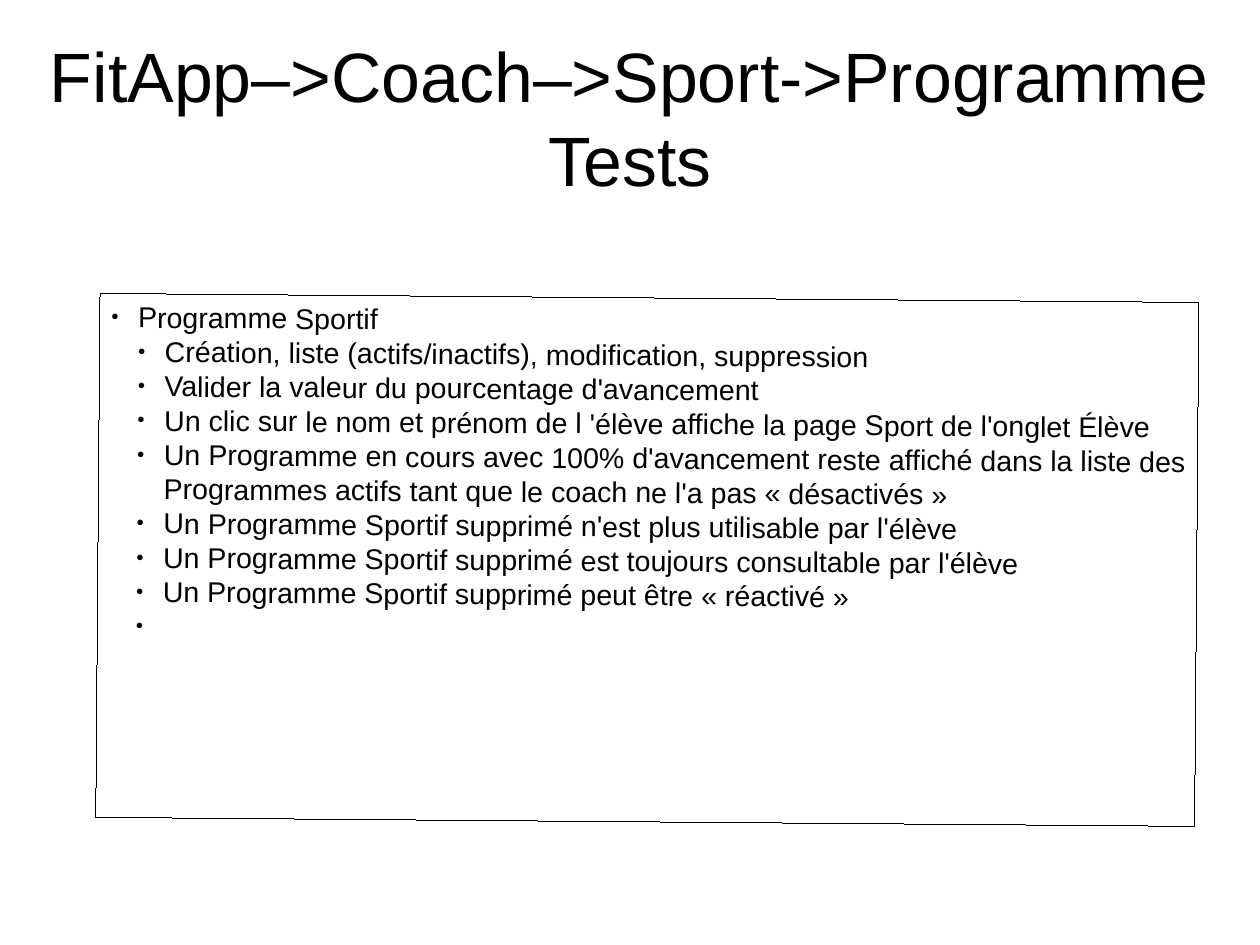
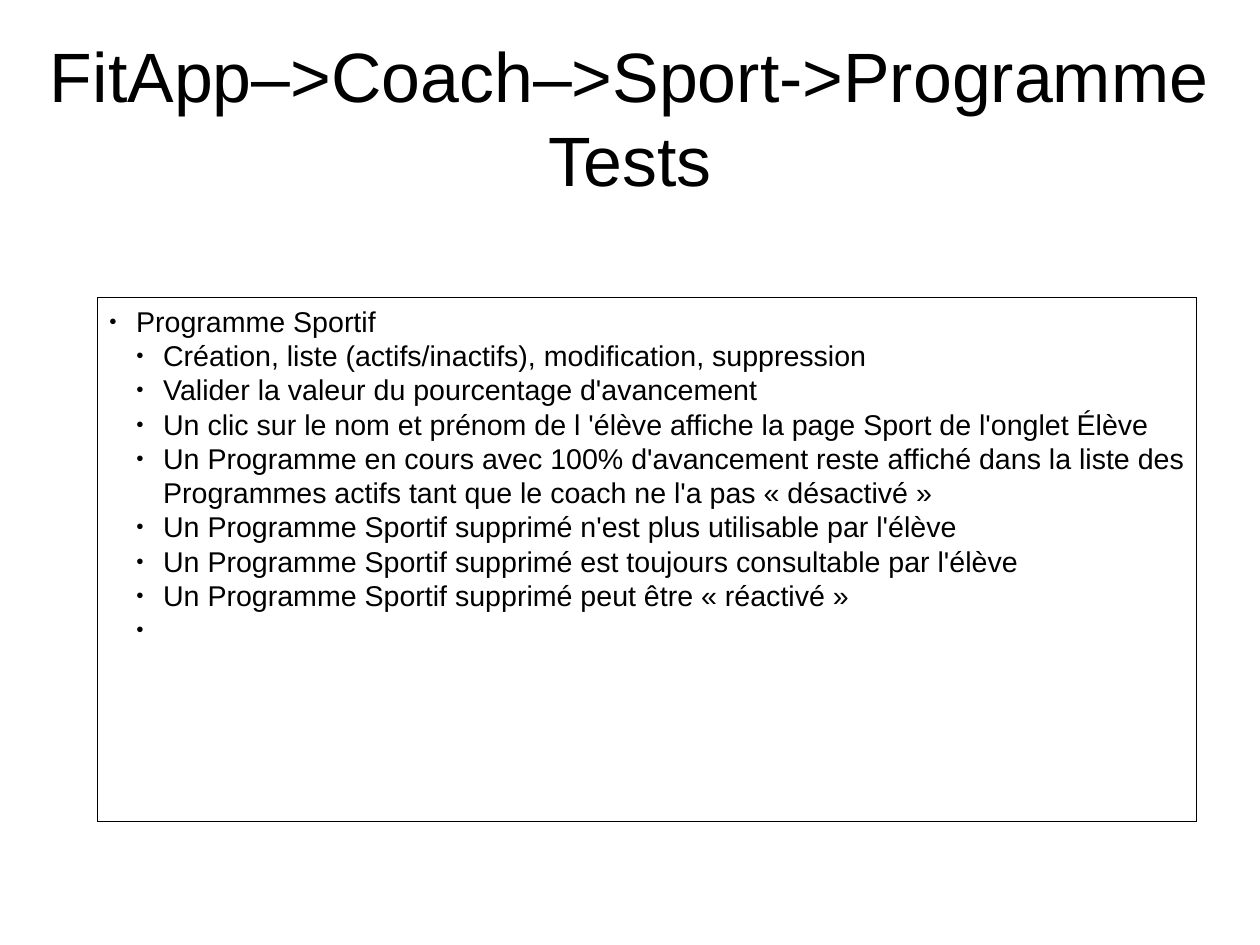
Before and after one commit to NicolasGavard/WebVysionSportV2, a slide deck: slide 24 of Documentations/FitApp - Sport v1.02.odp. Drawn at 1260x945 pixels with LibreOffice and Linux fonts; fonts in the diff are those of the drawing. Boxes give left, top, right and bottom in pixels: in the first picture for what was removed or moved away, otherwise in the second. Text is boxed around its words. In the diff, an @@ line names an element or a change of style, - is before the commit and + after.

```diff
--- a/Documentations/FitApp - Sport v1.02.odp
+++ b/Documentations/FitApp - Sport v1.02.odp
@@ rectangle "Programme Sportif": place and size @@
-rectangle "Programme Sportif" at [96, 294, 1199, 827]
+rectangle "Programme Sportif" at [98, 298, 1197, 822]
@@ text in rectangle at [163, 448, 1184, 509]: text changed @@
-  ● Un Programme en cours avec 100% d'avancement reste affiché dans la liste des Programmes actifs tant que le coach ne l'a pas « désactivés »
+  ● Un Programme en cours avec 100% d'avancement reste affiché dans la liste des Programmes actifs tant que le coach ne l'a pas « désactivé »
```
Also in this commit, not shown: 1 slide removed, 1 other file.
